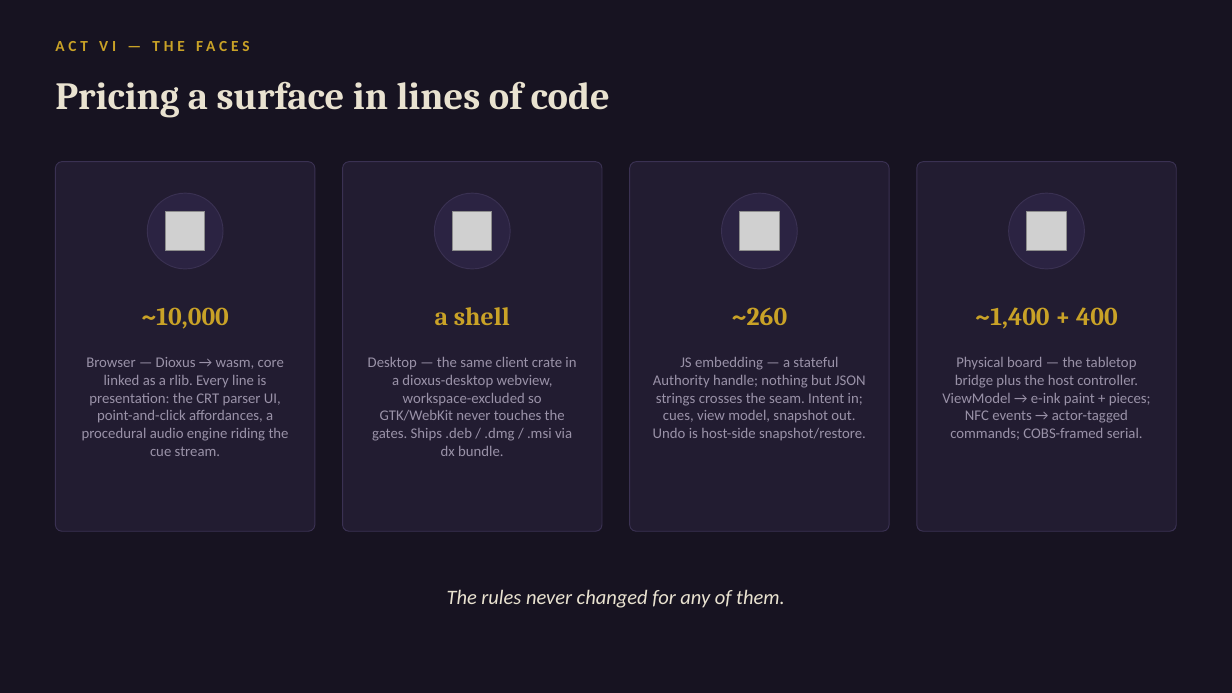
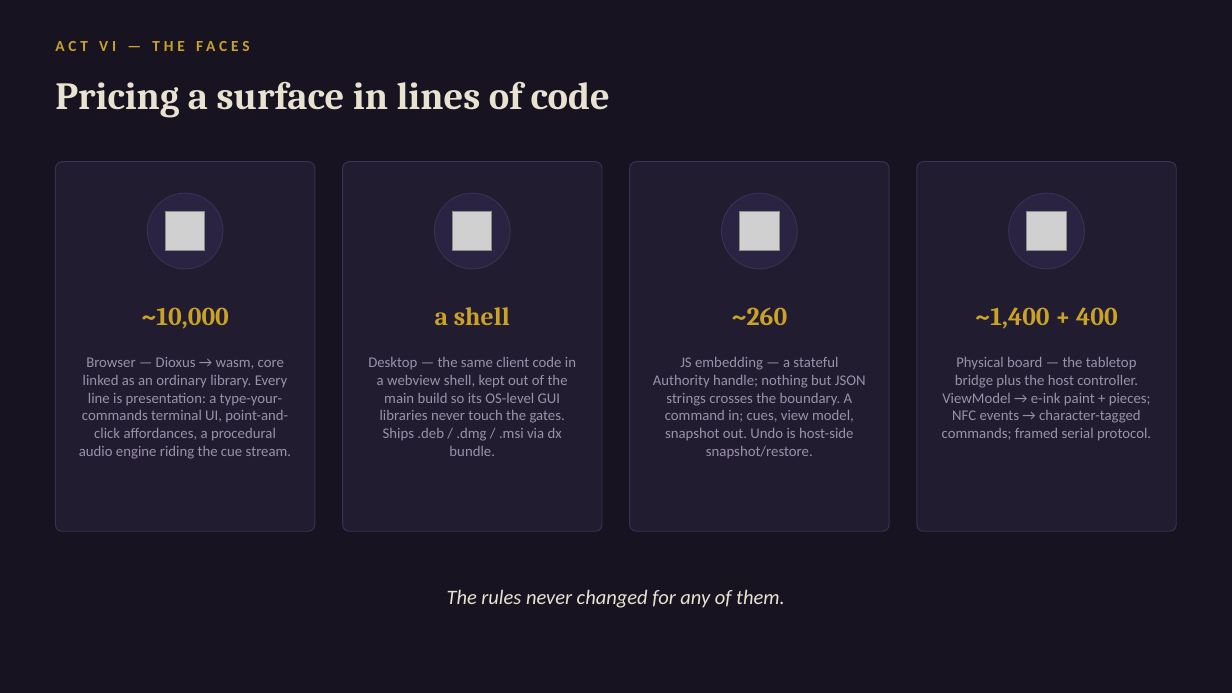
Before and after one commit to daniel0mullins/WickedWays, a slide deck: slide 16 of docs/talks/decks/04-deep-dive.pptx. Drawn at 1232x693 pixels with LibreOffice and Linux fonts; fonts in the diff are those of the drawing; grey boxes stand for pictures. Boxes give left, top, right and bottom in pixels: in the first picture for what was removed or moved away, otherwise in the second. Text is boxed around its words. In the diff, an @@ line names an element or a change of style, - is before the commit and + after.

```diff
--- a/docs/talks/decks/04-deep-dive.pptx
+++ b/docs/talks/decks/04-deep-dive.pptx
@@ text at (x1=79, y1=357, x2=291, y2=459): text changed @@
-Browser — Dioxus → wasm, core linked as a rlib. Every line is presentation: the CRT parser UI, point-and-click affordances, a procedural audio engine riding the cue stream.
+Browser — Dioxus → wasm, core linked as an ordinary library. Every line is presentation: a type-your-commands terminal UI, point-and-click affordances, a procedural audio engine riding the cue stream.
@@ text at (x1=368, y1=357, x2=576, y2=456): text changed @@
-Desktop — the same client crate in a dioxus-desktop webview, workspace-excluded so GTK/WebKit never touches the gates. Ships .deb / .dmg / .msi via dx bundle.
+Desktop — the same client code in a webview shell, kept out of the main build so its OS-level GUI libraries never touch the gates. Ships .deb / .dmg / .msi via dx bundle.
@@ text at (x1=653, y1=357, x2=866, y2=458): text changed @@
-JS embedding — a stateful Authority handle; nothing but JSON strings crosses the seam. Intent in; cues, view model, snapshot out. Undo is host-side snapshot/restore.
+JS embedding — a stateful Authority handle; nothing but JSON strings crosses the boundary. A command in; cues, view model, snapshot out. Undo is host-side snapshot/restore.
@@ text at (x1=942, y1=357, x2=1151, y2=441): text changed @@
-Physical board — the tabletop bridge plus the host controller. ViewModel → e-ink paint + pieces; NFC events → actor-tagged commands; COBS-framed serial.
+Physical board — the tabletop bridge plus the host controller. ViewModel → e-ink paint + pieces; NFC events → character-tagged commands; framed serial protocol.
```
Also in this commit, not shown: 9 other slides changed, 7 other files.
